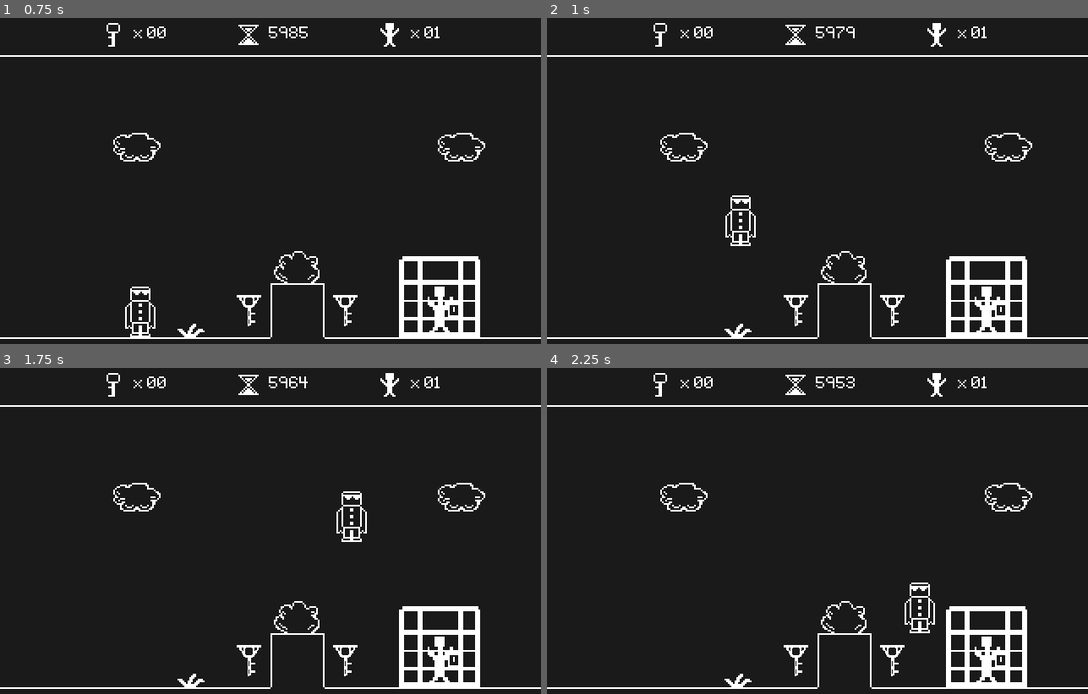
Above: before the commit, frames 1-4 (two rows, left to right).
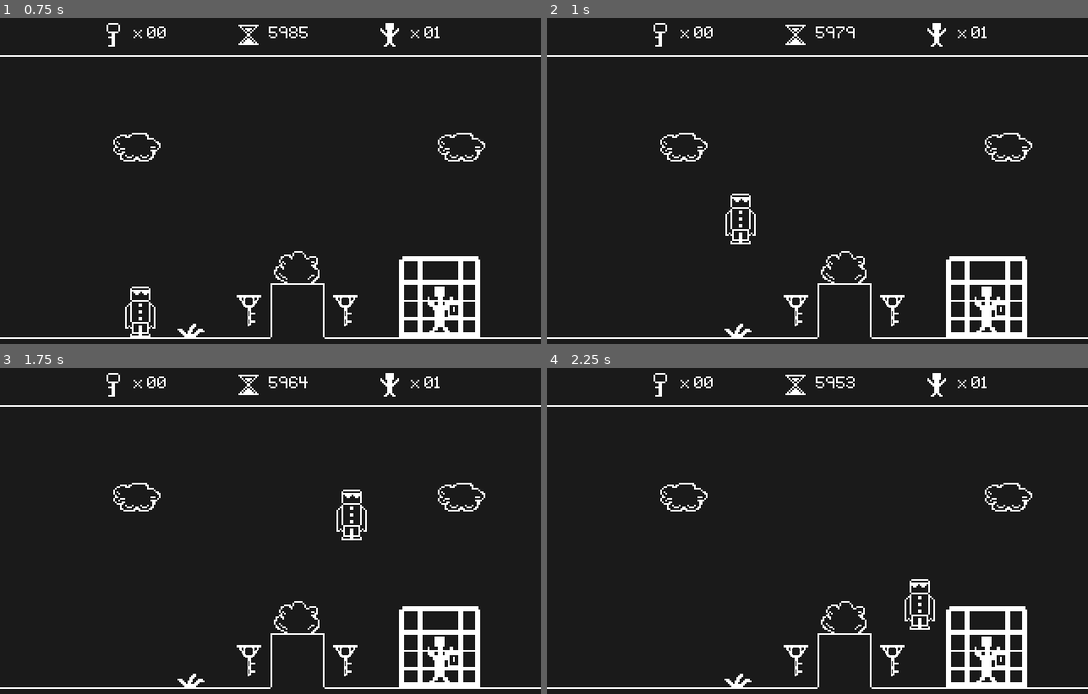
Above: after the commit, the same moments.

Repository: Kiel97/bialjam2019
Game: Godot game, scene res://Levels/Level.tscn
The game is run twice, just before and just after one commit, with the same random seed, the same clock (stepped at 60 frames per second) and the same inputs.
Inputs:
- Up to frame 1 (0.75 s): tap Enter at 0.5 s; hold Right (move_right) from 0.53 s (still down)
- Up to frame 2 (1 s): keep holding Right (move_right); tap Up (jump) at 0.77 s
- Up to frame 3 (1.75 s): keep holding Right (move_right); tap Up (jump) at 1.52 s
- Up to frame 4 (2.25 s): release Right (move_right) at 2.03 s; hold Left (move_left) from 2.03 s (still down)

Frame 1 is identical in both runs. In frame 2, 0.3% of the frame differs, in the area x 32-39%, y 53-70%; in frame 3, 0.3%; in frame 4, 0.3%.

Commit message:
Adjusted even more jump force

Diff:
--- a/Bialjam2019/Hero/Hero.gd
+++ b/Bialjam2019/Hero/Hero.gd
@@ -5,7 +5,7 @@
 signal time_changed(value)
 
 const MOVE_SPEED = 125
-const JUMP_SPEED = -350
+const JUMP_SPEED = -353
 const GRAVITY = 1000
 const TICKS_PER_SECOND = 21
 
